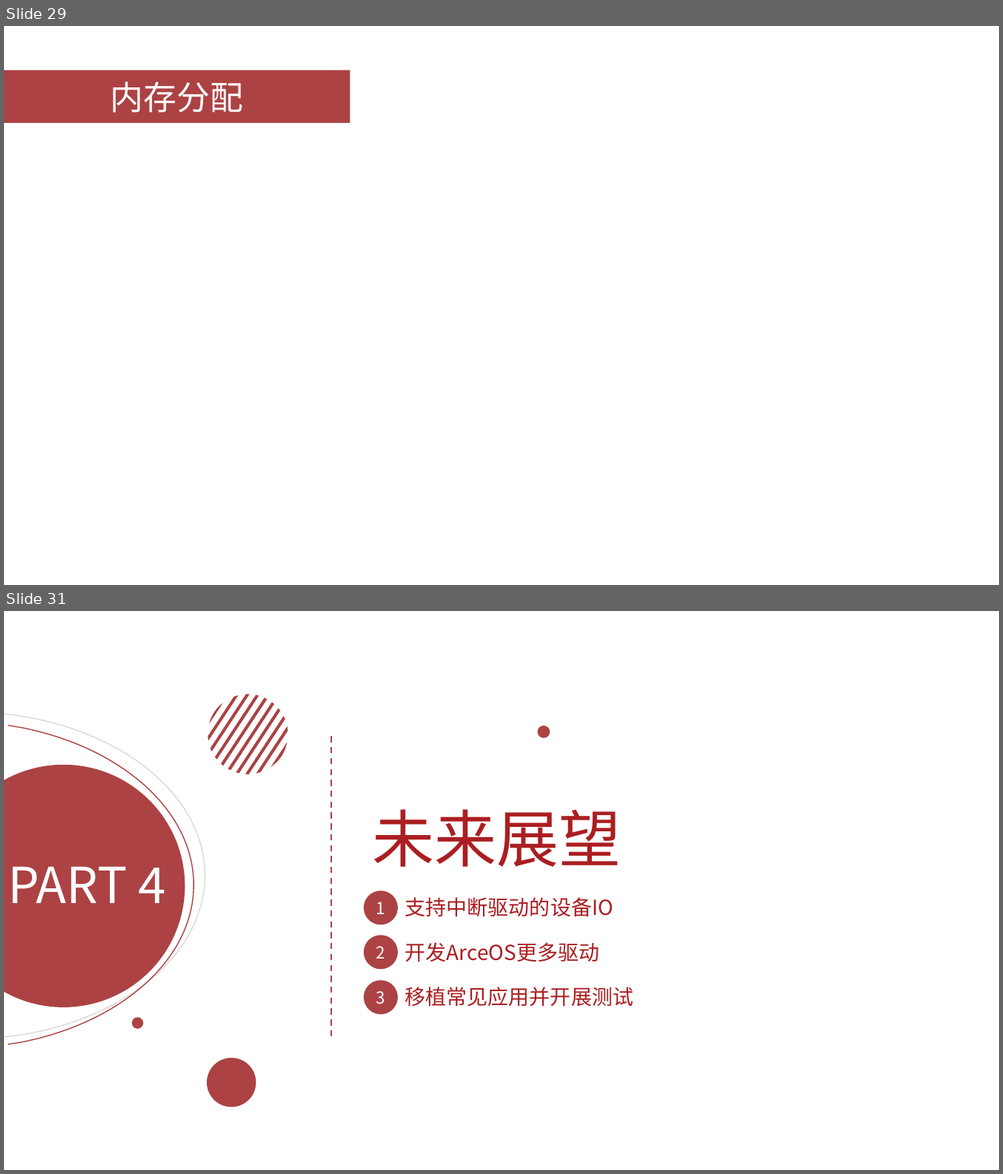
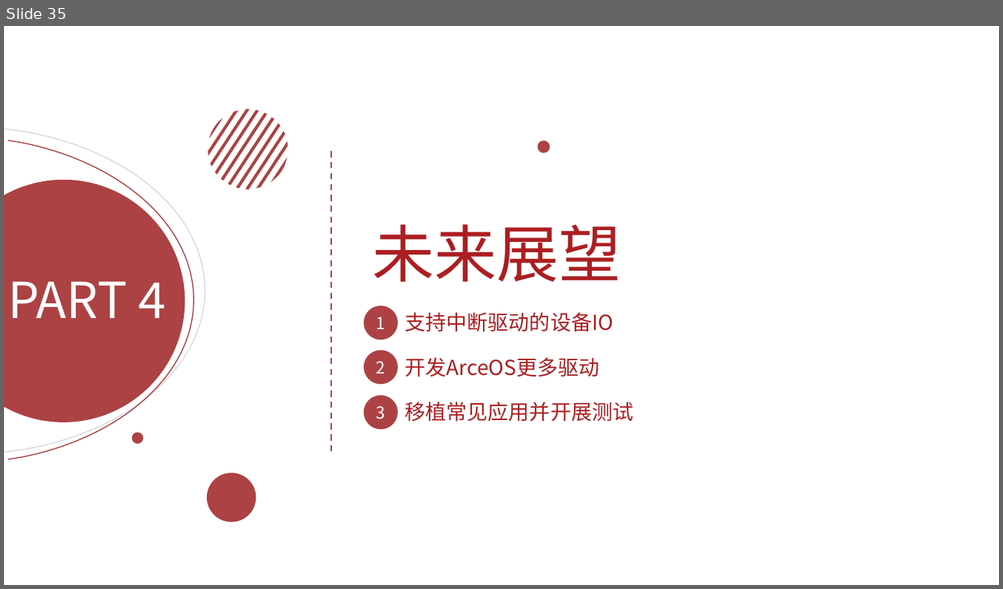
Before and after one commit to OSH-2023/Actus_Neopiritus, a slide deck: researches/结题汇报.pptx. Shown one above the other, each under a label of ours: slides 29 and 31 before the commit, slide 35 after it; the slides between them are not shown. The pictures are 1003x1174 and 1003x589 pixels, drawn with LibreOffice and Linux fonts; fonts in the diff are those of the drawing. Boxes give left, top, right and bottom in pixels: in the first picture for what was removed or moved away, otherwise in the second. Text is boxed around its words. In the diff, an @@ line names an element or a change of style, - is before the commit and + after.

```diff
--- a/researches/结题汇报.pptx
+++ b/researches/结题汇报.pptx
@@ slide 29 removed at (4,26,999,585), background #FFFFFF @@
@@ rectangle removed at (4,70,350,123) @@
-内存分配
@@ what was slide 31 is now slide 35 @@
```
Also in this commit, not shown: 3 slides changed, 6 slides added, 1 other slide removed, 2 other files.
